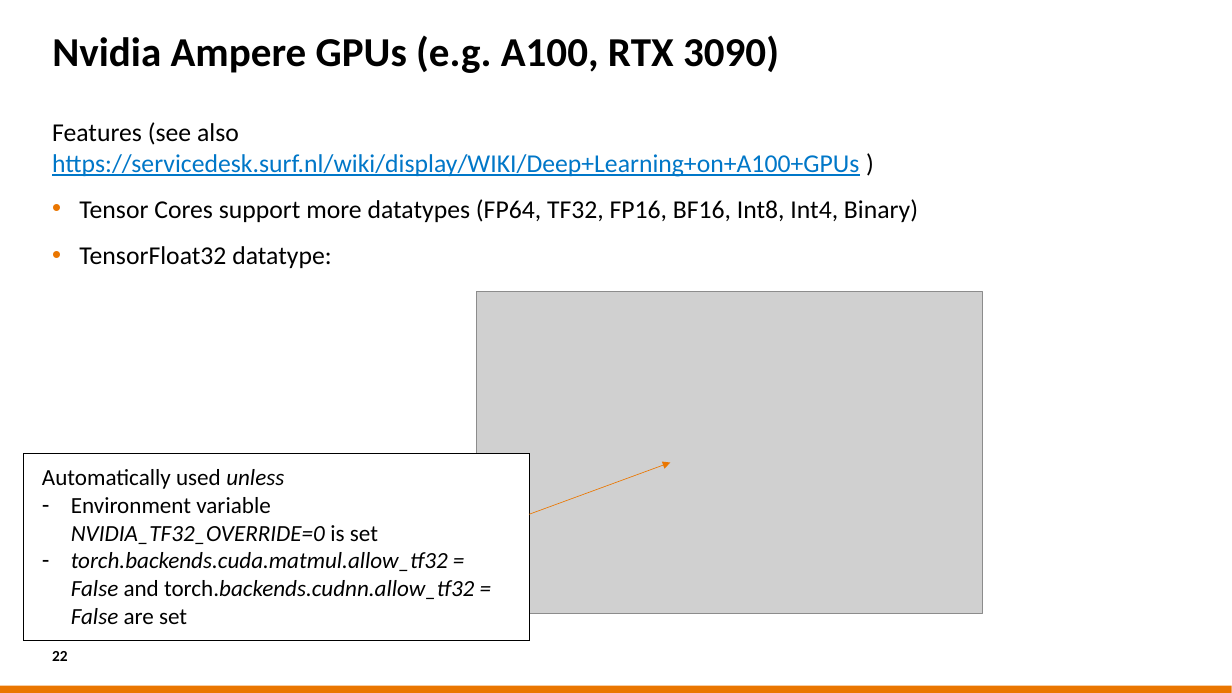
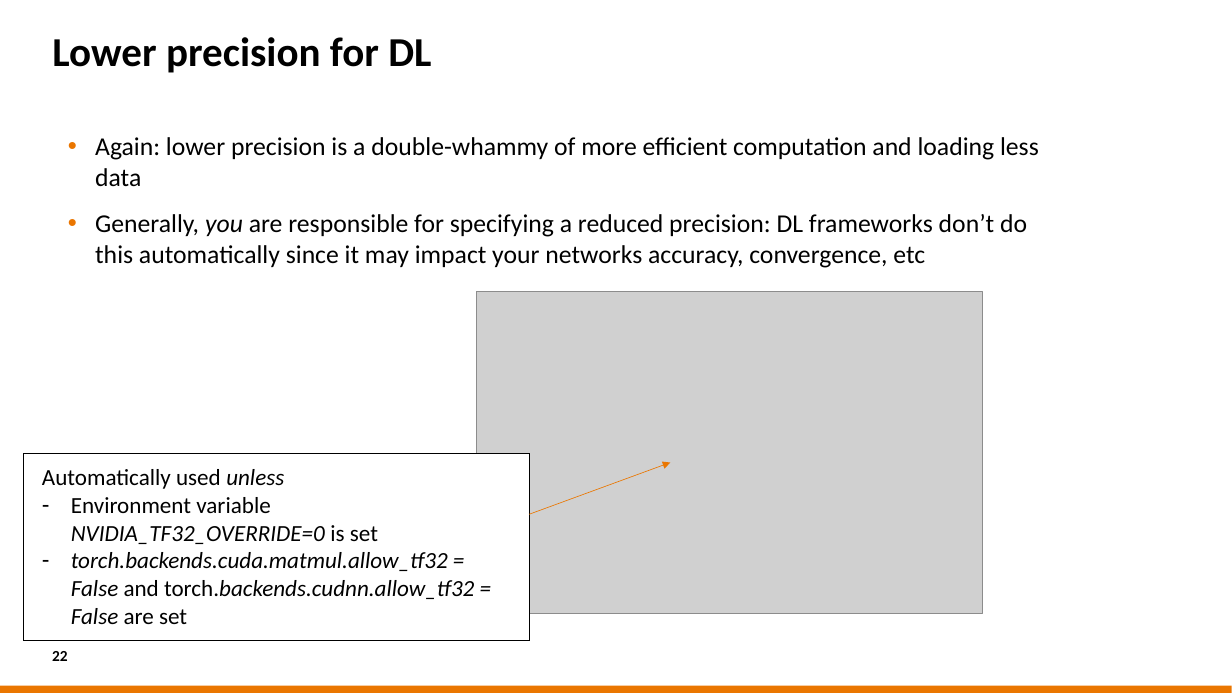
Before and after one commit to sara-nl/HPML-course-materials, a slide deck: slide 22 of Day2/slides/hw_and_software_features.pptx. Drawn at 1232x693 pixels with LibreOffice and Linux fonts; fonts in the diff are those of the drawing; grey boxes stand for pictures; background and template pictures are left out. Boxes give left, top, right and bottom in pixels: in the first picture for what was removed or moved away, otherwise in the second. Text is boxed around its words. In the diff, an @@ line names an element or a change of style, - is before the commit and + after.

```diff
--- a/Day2/slides/hw_and_software_features.pptx
+++ b/Day2/slides/hw_and_software_features.pptx
@@ title at bbox=[52, 37, 431, 73]: text changed @@
-Nvidia Ampere GPUs (e.g. A100, RTX 3090)
+Lower precision for DL
@@ text at bbox=[95, 137, 1039, 268]: text changed @@
-Features (see also https://servicedesk.surf.nl/wiki/display/WIKI/Deep+Learning+on+A100+GPUs )
-• Tensor Cores support more datatypes (FP64, TF32, FP16, BF16, Int8, Int4, Binary)
-• TensorFloat32 datatype:
+• Again: lower precision is a double-whammy of more efficient computation and loading less data
+• Generally, you are responsible for specifying a reduced precision: DL frameworks don’t do this automatically since it may impact your networks accuracy, convergence, etc
```
Also in this commit, not shown: 8 other slides changed, 14 slides added, 1 slide removed, 1 other file.
